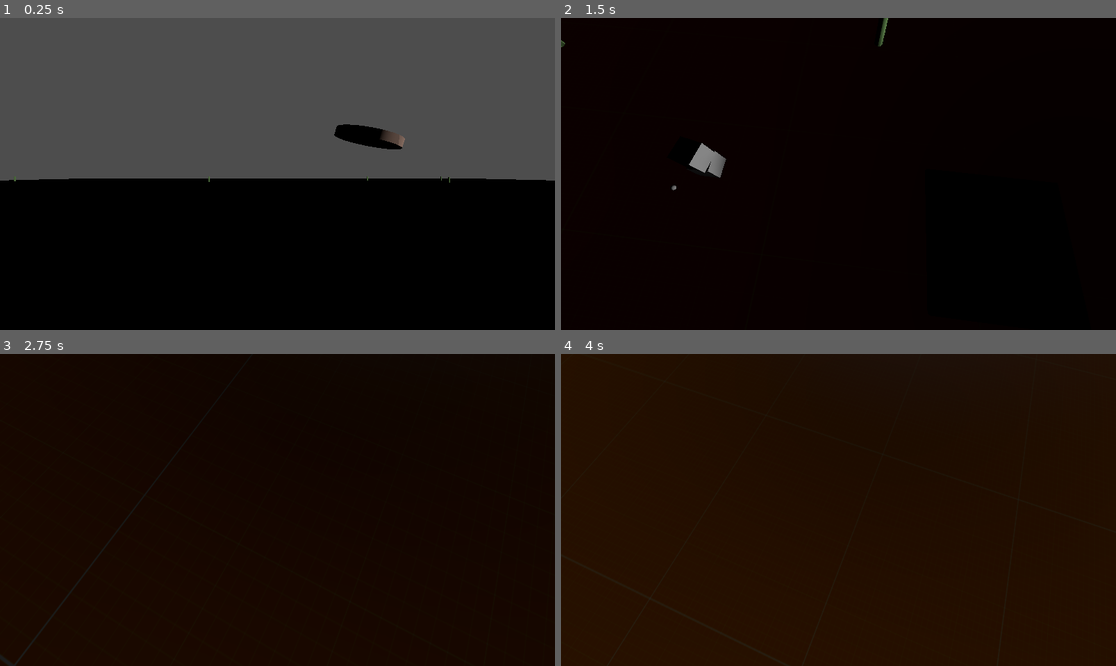
Above: before the commit, frames 1-4 (two rows, left to right).
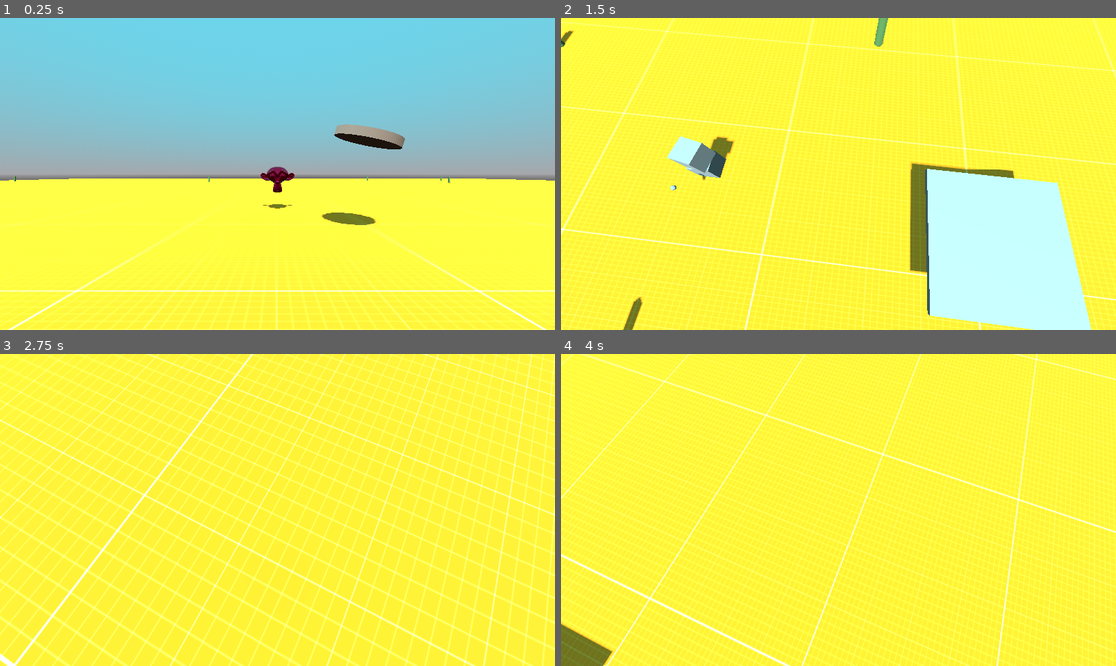
Above: after the commit, the same moments.

Repository: Flodurs/GoDotTest
Game: Godot game, scene res://scenes/level/level.tscn
Same seed, same stepped clock (60 frames per second), same inputs: the game is played once before the commit and once after it.
Inputs:
- Up to frame 1 (0.25 s): no input
- Up to frame 2 (1.5 s): hold D (Right) 0.53-1.28 s; hold Down (CamDown) 0.53-1.28 s; tap Space (Jump) at 0.77 s; hold S (Backward) from 1.28 s (still down); tap Left (CamLeft) at 1.35 s
- Up to frame 3 (2.75 s): tap Space (Jump) at 1.52 s; release S (Backward) at 2.03 s; hold D (Right) from 2.03 s (still down); hold Right (CamRight) from 2.03 s (still down)
- Up to frame 4 (4 s): release D (Right) at 2.78 s; release Right (CamRight) at 2.78 s; hold W (Forward) 2.78-3.53 s; tap Up (CamUp) at 2.85 s; tap Space (Jump) at 3.02, 3.77 s; hold A (Left) from 3.53 s (still down); hold Down (CamDown) from 3.53 s (still down)

The runs differ from the first frame. In frame 1, 100% of the frame differs, in the area x 0-100%, y 0-100%; in frame 2, 100%; in frame 3, 100%; in frame 4, 100%.

Commit message:
Suzanne

Diff:
--- a/scenes/Player/player.gd
+++ b/scenes/Player/player.gd
@@ -48,7 +48,7 @@
 
 	if movement == false and is_on_floor():
 		velocity = velocity - velocity.normalized() * speed * delta
-		if velocity.length() < 0.01:
+		if velocity.length() < 0.05:
 			velocity = Vector3.ZERO
 
 
--- a/scenes/level/level.tscn
+++ b/scenes/level/level.tscn
@@ -8,6 +8,7 @@
 [ext_resource type="PackedScene" uid="uid://wrentdl721x5" path="res://scenes/neutrals/springer.tscn" id="6_3arif"]
 [ext_resource type="PackedScene" uid="uid://28a516hr77nm" path="res://scenes/neutrals/baum_blitzer.tscn" id="7_u13pw"]
 [ext_resource type="Script" path="res://scenes/level/OmniLight3D.gd" id="8_wax0q"]
+[ext_resource type="ArrayMesh" uid="uid://de5kolm0bojqr" path="res://Suzanne.obj" id="9_kw43f"]
 
 [sub_resource type="BoxMesh" id="BoxMesh_gwq0k"]
 
@@ -17,6 +18,22 @@
 
 [sub_resource type="BoxShape3D" id="BoxShape3D_kgdq1"]
 size = Vector3(228.462, 0.553409, 233.124)
+
+[sub_resource type="StandardMaterial3D" id="StandardMaterial3D_n7mjq"]
+albedo_color = Color(1, 0, 0.301961, 1)
+metallic = 1.0
+roughness = 0.11
+
+[sub_resource type="ProceduralSkyMaterial" id="ProceduralSkyMaterial_2k4cg"]
+sky_top_color = Color(0.419608, 0.839216, 0.92549, 1)
+
+[sub_resource type="Sky" id="Sky_0fmlg"]
+sky_material = SubResource("ProceduralSkyMaterial_2k4cg")
+
+[sub_resource type="Environment" id="Environment_g4rg8"]
+background_mode = 2
+sky = SubResource("Sky_0fmlg")
+ambient_light_source = 3
 
 [node name="Level" type="Node3D"]
 
@@ -47,7 +64,8 @@
 [node name="BaumBlitzer" parent="." instance=ExtResource("7_u13pw")]
 
 [node name="OmniLight3D" type="OmniLight3D" parent="."]
-transform = Transform3D(1, 0, 0, 0, 0.851709, 0.524016, 0, -0.524016, 0.851709, 0, 7.57944, 0)
+transform = Transform3D(1, 0, 0, 0, 0.851709, 0.524016, 0, -0.524016, 0.851709, 0, 3.71908, 0)
+visible = false
 light_energy = 5.0
 light_indirect_energy = 0.92
 shadow_enabled = true
@@ -66,3 +84,17 @@
 [node name="BaumBlitzer6" parent="." instance=ExtResource("7_u13pw")]
 
 [node name="BaumBlitzer7" parent="." instance=ExtResource("7_u13pw")]
+
+[node name="Suzanne" type="MeshInstance3D" parent="."]
+transform = Transform3D(1, 0, 0, 0, 1, 0, 0, 0, 1, 0, 2.55449, -15.4158)
+mesh = ExtResource("9_kw43f")
+surface_material_override/0 = SubResource("StandardMaterial3D_n7mjq")
+
+[node name="Skybox" type="Node3D" parent="."]
+
+[node name="WorldEnvironment" type="WorldEnvironment" parent="Skybox"]
+environment = SubResource("Environment_g4rg8")
+
+[node name="Sun" type="DirectionalLight3D" parent="Skybox"]
+transform = Transform3D(1, 0, 0, 0, 0.55233, 0.833626, 0, -0.833626, 0.55233, 0, 19.0353, 13.9305)
+shadow_enabled = true
Not shown, added: Suzanne.mtl
Not shown, added: Suzanne.obj
Not shown, added: Suzanne.obj.import
Not shown: 1 places in scenes/level/level.tscn that only renumber resources
